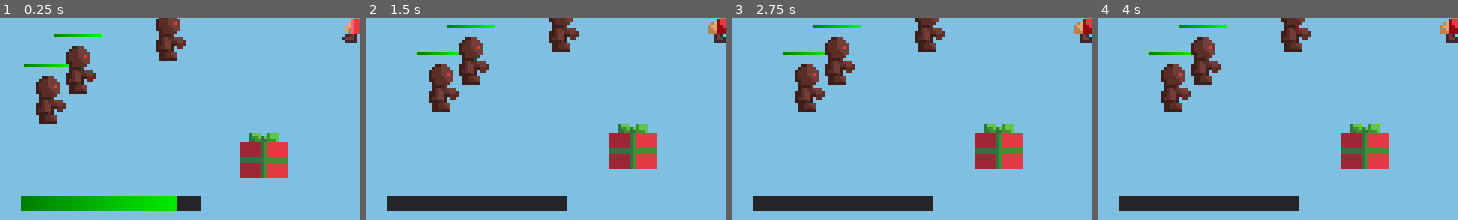
Above: before the commit, frames 1-4 (left to right).
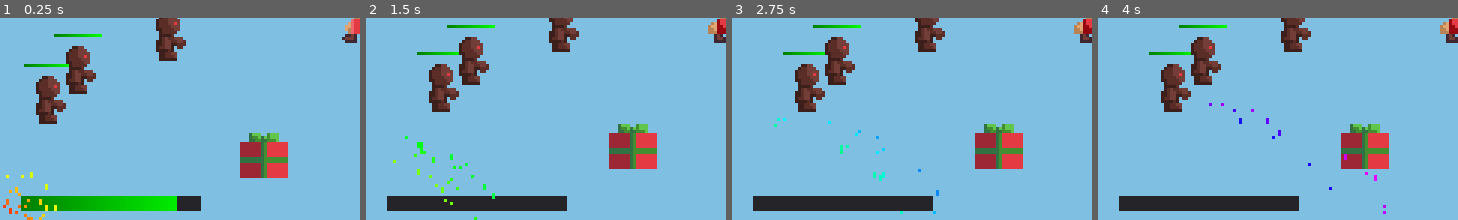
Above: after the commit, the same moments.

Repository: cznrhubarb/feliz-navidead
Game: Godot game, scene res://scn/TestScene.tscn
Same seed, same stepped clock (60 frames per second), same inputs: the game is played once before the commit and once after it.
Inputs (mouse positions are % of the whole screen's width and height, from its top left):
- Up to frame 1 (0.25 s): no input
- Up to frame 2 (1.5 s): move the mouse to (72, 45) at 0.52 s; press the mouse at (72, 45) at 0.53 s; hold D (move_right) 0.53-1.28 s; move the mouse to (30, 55) at 1.27 s; release the mouse at (30, 55) at 1.28 s; hold S (move_down) from 1.28 s (still down); click (30, 55) at 1.35 s
- Up to frame 3 (2.75 s): move the mouse to (60, 28) at 2.02 s; release S (move_down) at 2.03 s; press the mouse at (60, 28) at 2.03 s; hold D (move_right) from 2.03 s (still down)
- Up to frame 4 (4 s): move the mouse to (45, 70) at 2.77 s; release D (move_right) at 2.78 s; release the mouse at (45, 70) at 2.78 s; hold W (move_up) 2.78-3.53 s; click (45, 70) at 2.85 s; tap Enter at 3.5 s; move the mouse to (80, 65) at 3.52 s; press the mouse at (80, 65) at 3.53 s; hold A (move_left) from 3.53 s (still down)
The pictures show only the part of the screen within x 0-50%, y 50-100%; the shares and areas given below are measured in that part.

The runs differ from the first frame. In frame 1, 0.4% of the frame differs, in the area x 0-16%, y 76-100%; in frame 2, 0.4%, in the area x 7-36%, y 58-100%; in frame 3, 0.3%; in frame 4, 0.2%.
Error before the commit: Attempt to call function 'get_curse' in base 'null instance' on a null instance. (res://src/Gift.gd:13)

Commit message:
Inserted a bug during my last merge.

Diff:
--- a/UI/GameHud.tscn
+++ b/UI/GameHud.tscn
@@ -1,31 +1,32 @@
-[gd_scene load_steps=10 format=2]
+[gd_scene load_steps=11 format=2]
 
 [ext_resource path="res://UI/HP_Bar.tscn" type="PackedScene" id=1]
 [ext_resource path="res://UI/GiftDialog.gd" type="Script" id=2]
+[ext_resource path="res://scn/ConfettiBlaster.tscn" type="PackedScene" id=3]
 
 [sub_resource type="StyleBoxFlat" id=1]
 bg_color = Color( 0, 0, 0, 1 )
 
-[sub_resource type="DynamicFontData" id=7]
+[sub_resource type="DynamicFontData" id=2]
 font_path = "res://UI/fonts/ShareTechMono-Regular.ttf"
 
-[sub_resource type="DynamicFont" id=2]
+[sub_resource type="DynamicFont" id=3]
 size = 10
-font_data = SubResource( 7 )
+font_data = SubResource( 2 )
 
-[sub_resource type="DynamicFontData" id=5]
+[sub_resource type="DynamicFontData" id=4]
 font_path = "res://UI/fonts/ShareTechMono-Regular.ttf"
 
-[sub_resource type="DynamicFont" id=6]
+[sub_resource type="DynamicFont" id=5]
 size = 10
-font_data = SubResource( 5 )
+font_data = SubResource( 4 )
 
-[sub_resource type="DynamicFontData" id=3]
+[sub_resource type="DynamicFontData" id=6]
 font_path = "res://UI/fonts/BerkshireSwash-Regular.ttf"
 
-[sub_resource type="DynamicFont" id=4]
+[sub_resource type="DynamicFont" id=7]
 size = 14
-font_data = SubResource( 3 )
+font_data = SubResource( 6 )
 
 [node name="GameHud" type="CanvasLayer"]
 pause_mode = 2
@@ -89,4 +90,7 @@
 margin_right = 142.094
 margin_bottom = 75.1081
 text = "but"
+
+[node name="ConfettiBlaster" parent="." instance=ExtResource( 3 )]
+position = Vector2( 0.794434, 135.054 )
 [connection signal="pressed" from="GiftDialog/Open" to="GiftDialog" method="_on_Open_pressed"]
--- /dev/null
+++ b/scn/ConfettiBlaster.tscn
@@ -0,0 +1,26 @@
+[gd_scene load_steps=5 format=2]
+
+[ext_resource path="res://src/ConfettiBlaster.gd" type="Script" id=1]
+
+[sub_resource type="Gradient" id=1]
+offsets = PoolRealArray( 0, 0.2, 0.434286, 0.657143, 0.828571, 1 )
+colors = PoolColorArray( 1, 0, 0, 1, 0.992157, 1, 0, 1, 0, 1, 0.0862745, 1, 0, 0.976471, 1, 1, 0.101961, 0, 1, 1, 0.992157, 0, 1, 1 )
+
+[sub_resource type="GradientTexture" id=2]
+gradient = SubResource( 1 )
+
+[sub_resource type="ParticlesMaterial" id=3]
+flag_disable_z = true
+gravity = Vector3( 0, 100, 0 )
+initial_velocity = 75.27
+angular_velocity = 0.0
+orbit_velocity = 0.0
+orbit_velocity_random = 0.0
+color_ramp = SubResource( 2 )
+
+[node name="ConfettiBlaster" type="Particles2D"]
+amount = 35
+explosiveness = 0.8
+randomness = 0.12
+process_material = SubResource( 3 )
+script = ExtResource( 1 )
--- a/scn/TestScene.tscn
+++ b/scn/TestScene.tscn
@@ -1,28 +1,32 @@
-[gd_scene load_steps=7 format=2]
+[gd_scene load_steps=8 format=2]
 
-[ext_resource path="res://scn/Child.tscn" type="PackedScene" id=1]
-[ext_resource path="res://src/TreeFactory.gd" type="Script" id=2]
-[ext_resource path="res://src/GingerFactory.gd" type="Script" id=3]
-[ext_resource path="res://scn/Gift.tscn" type="PackedScene" id=4]
-[ext_resource path="res://src/GiftFactory.gd" type="Script" id=5]
-[ext_resource path="res://UI/GameHud.tscn" type="PackedScene" id=6]
+[ext_resource path="res://src/CurseBag.gd" type="Script" id=1]
+[ext_resource path="res://scn/Child.tscn" type="PackedScene" id=2]
+[ext_resource path="res://src/TreeFactory.gd" type="Script" id=3]
+[ext_resource path="res://src/GingerFactory.gd" type="Script" id=4]
+[ext_resource path="res://scn/Gift.tscn" type="PackedScene" id=5]
+[ext_resource path="res://src/GiftFactory.gd" type="Script" id=6]
+[ext_resource path="res://UI/GameHud.tscn" type="PackedScene" id=7]
 
 [node name="TestScene" type="Node2D"]
 
+[node name="CurseBag" type="Node" parent="."]
+script = ExtResource( 1 )
+
 [node name="YSort" type="YSort" parent="."]
 
-[node name="Child" parent="YSort" instance=ExtResource( 1 )]
+[node name="Child" parent="YSort" instance=ExtResource( 2 )]
 
 [node name="TreeFactory" type="Node" parent="YSort"]
-script = ExtResource( 2 )
+script = ExtResource( 3 )
 
 [node name="GingerFactory" type="Node" parent="YSort"]
-script = ExtResource( 3 )
+script = ExtResource( 4 )
 
-[node name="Gift" parent="YSort" instance=ExtResource( 4 )]
+[node name="Gift" parent="YSort" instance=ExtResource( 5 )]
 position = Vector2( 44.0905, 50.2223 )
 
 [node name="GiftFactory" type="Node" parent="YSort"]
-script = ExtResource( 5 )
+script = ExtResource( 6 )
 
-[node name="GameHud" parent="." instance=ExtResource( 6 )]
+[node name="GameHud" parent="." instance=ExtResource( 7 )]
--- /dev/null
+++ b/src/ConfettiBlaster.gd
@@ -0,0 +1,4 @@
+extends Particles2D
+
+func _ready():
+	rotation -= 3.14159 * 0.25
Not shown: 3 places in UI/GameHud.tscn that only renumber resources
